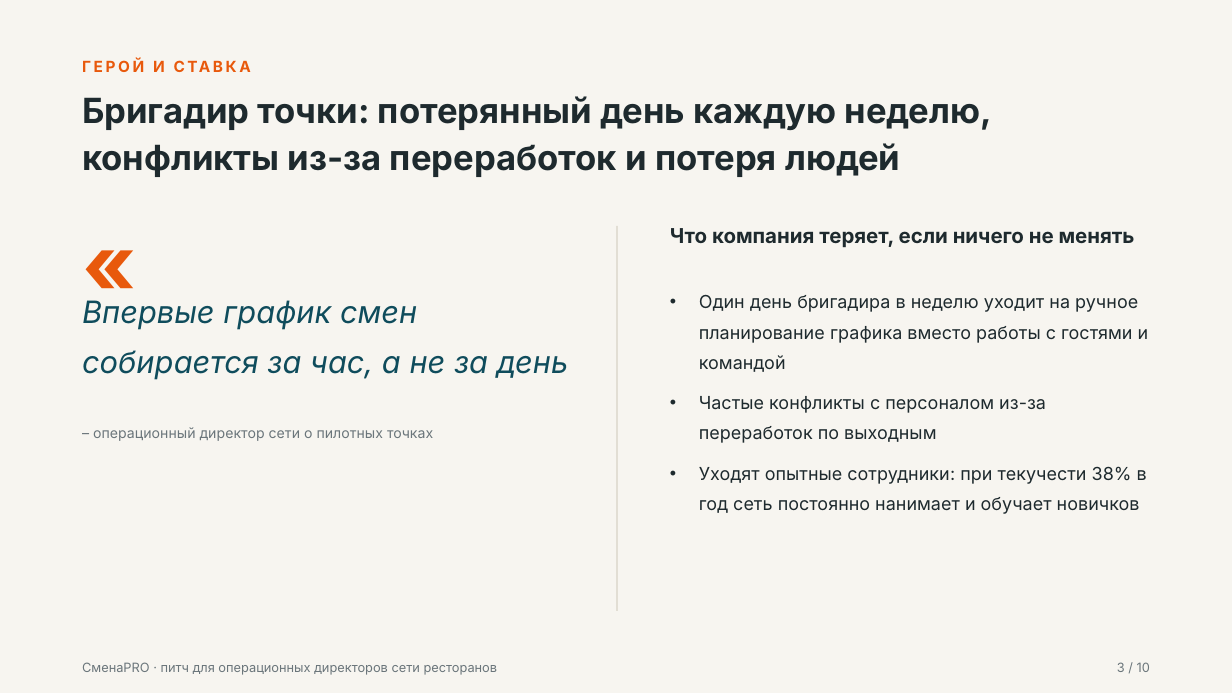
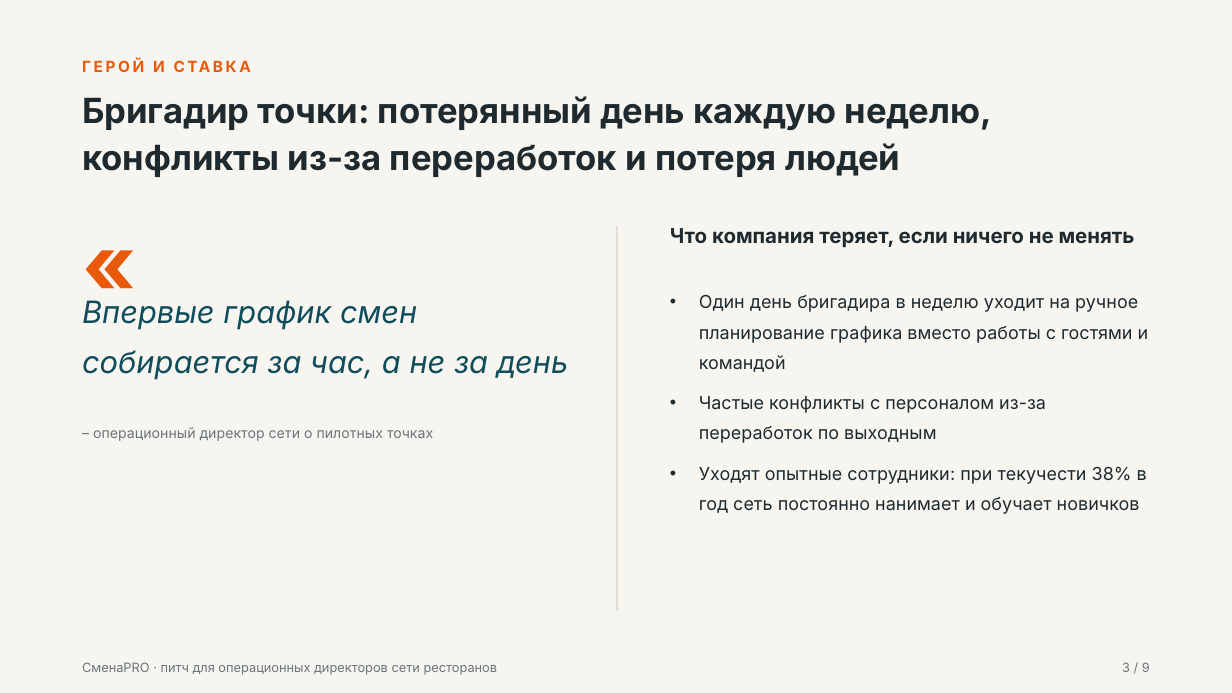
Before and after one commit to ipaingo/study, a slide deck: slide 3 of навыки публичных выступлений/Питч СменаPRO.pptx. Drawn at 1232x693 pixels with LibreOffice and Linux fonts; fonts in the diff are those of the drawing. Boxes give left, top, right and bottom in pixels: in the first picture for what was removed or moved away, otherwise in the second. Text is boxed around its words. In the diff, an @@ line names an element or a change of style, - is before the commit and + after.

```diff
--- a/навыки публичных выступлений/Питч СменаPRO.pptx
+++ b/навыки публичных выступлений/Питч СменаPRO.pptx
@@ text at (x1=1122, y1=662, x2=1150, y2=672): text changed @@
-3 / 10
+3 / 9
```
Also in this commit, not shown: 7 other slides changed, 49 other files.
